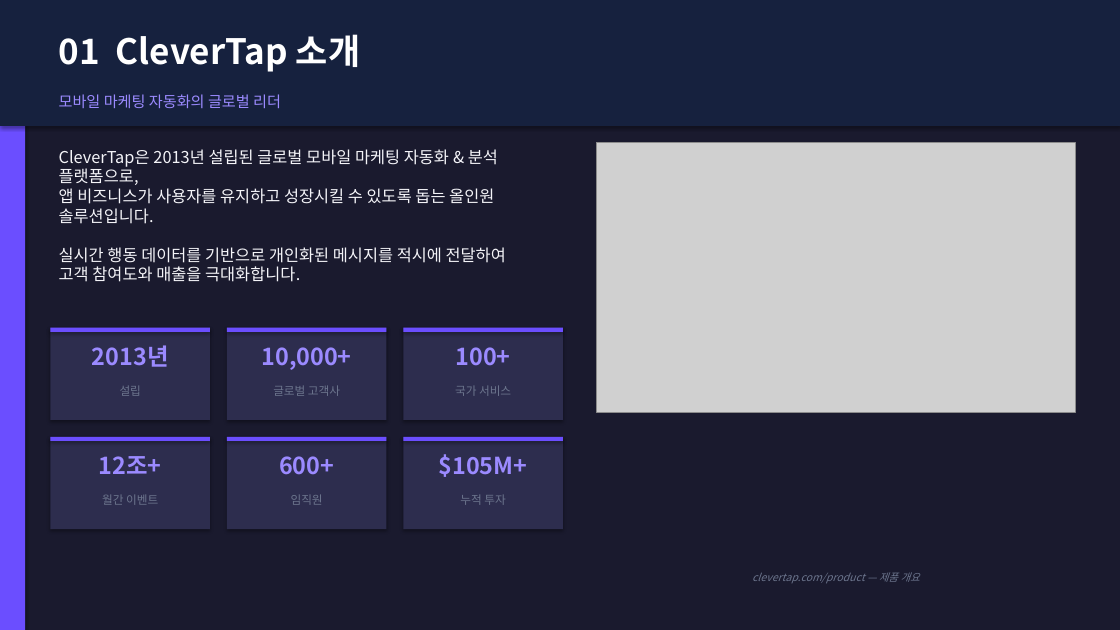
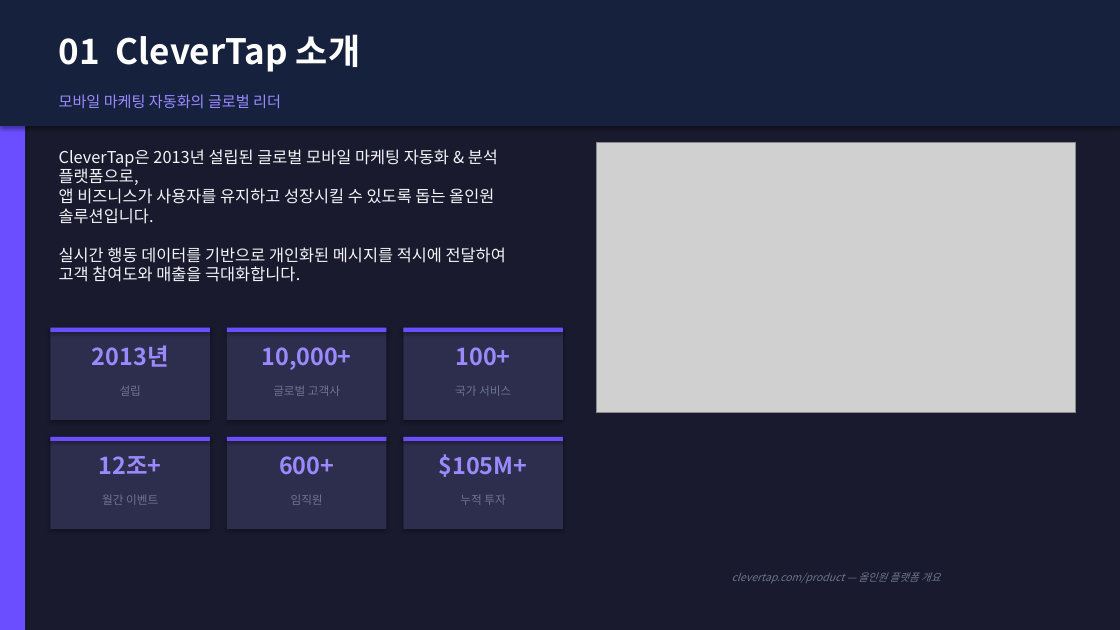
Before and after one commit to redskio/pepper, a slide deck: slide 3 of output/clevertap_proposal_kr_v5.pptx. Drawn at 1120x630 pixels with LibreOffice and Linux fonts; fonts in the diff are those of the drawing; grey boxes stand for pictures. Boxes give left, top, right and bottom in pixels: in the first picture for what was removed or moved away, otherwise in the second. Text is boxed around its words. In the diff, an @@ line names an element or a change of style, - is before the commit and + after.

```diff
--- a/output/clevertap_proposal_kr_v5.pptx
+++ b/output/clevertap_proposal_kr_v5.pptx
@@ text at (732, 572, 940, 583): text changed @@
-clevertap.com/product — 제품 개요
+clevertap.com/product — 올인원 플랫폼 개요
```
Also in this commit, not shown: 8 other slides changed, 2 other files.
